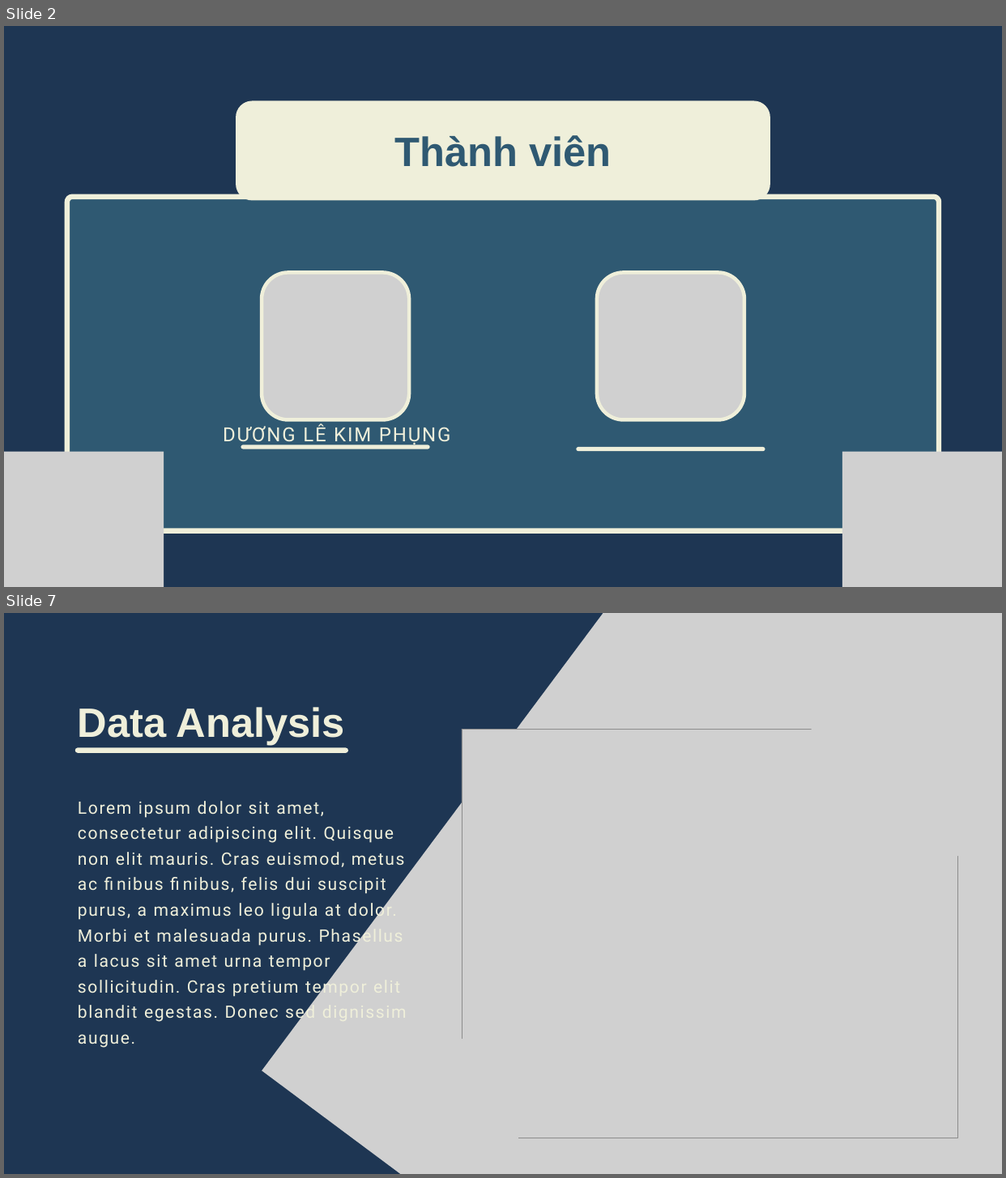
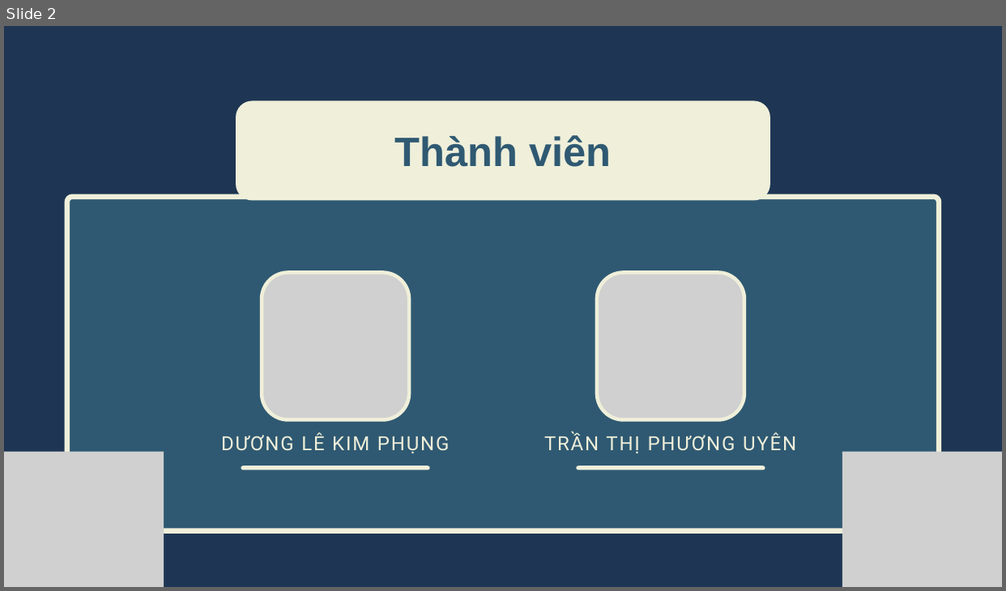
Before and after one commit to kimphungduongle9-debug/spotify-vn-trend-analysis, a slide deck: slides/Slide_Phan_tich_Spotify.pptx. Shown one above the other, each under a label of ours: slides 2 and 7 before the commit, slide 2 after it; the slides between them are not shown. The pictures are 1006x1178 and 1006x591 pixels, drawn with LibreOffice and Linux fonts; fonts in the diff are those of the drawing; grey boxes stand for pictures. Boxes give left, top, right and bottom in pixels: in the first picture for what was removed or moved away, otherwise in the second. Text is boxed around its words. In the diff, an @@ line names an element or a change of style, - is before the commit and + after.

```diff
--- a/slides/Slide_Phan_tich_Spotify.pptx
+++ b/slides/Slide_Phan_tich_Spotify.pptx
@@ slide 7 removed at [4, 613, 1002, 1174], background #1E3653 @@
@@ picture removed at [262, 613, 1002, 1174] @@
@@ picture removed at [812, 635, 1002, 856] @@
@@ text removed at [78, 707, 345, 745] @@
-Data Analysis
@@ picture removed at [462, 729, 957, 1138] @@
@@ line removed from (78, 750) to (346, 750) @@
@@ text removed at [78, 801, 405, 1048] @@
-Lorem ipsum dolor sit amet, consectetur adipiscing elit. Quisque non elit mauris. Cras euismod, metus ac finibus finibus, felis dui suscipit purus, a maximus leo ligula at dolor. Morbi et malesuada purus. Phasellus a lacus sit amet urna tempor sollicitudin. Cras pretium tempor elit blandit egestas. Donec sed dignissim augue.
@@ picture removed at [409, 1039, 518, 1155] @@
@@ slide 2 changed as well @@
@@ text "DƯƠNG LÊ KIM PHỤNG": place and size @@
-text "DƯƠNG LÊ KIM PHỤNG" at [223, 424, 451, 446]
+text "DƯƠNG LÊ KIM PHỤNG" at [221, 433, 450, 454]
@@ text added at [544, 433, 796, 454], 28.1 pt, text #EFEFDA @@
+TRẦN THỊ PHƯƠNG UYÊN
@@ line moved from (243, 447) - (428, 447) to (243, 468) - (428, 468) @@
@@ line moved from (578, 449) - (763, 449) to (578, 468) - (763, 468) @@
```
Also in this commit, not shown: 1 other slide changed, 17 slides added, 8 other slides removed, 1 other file.
